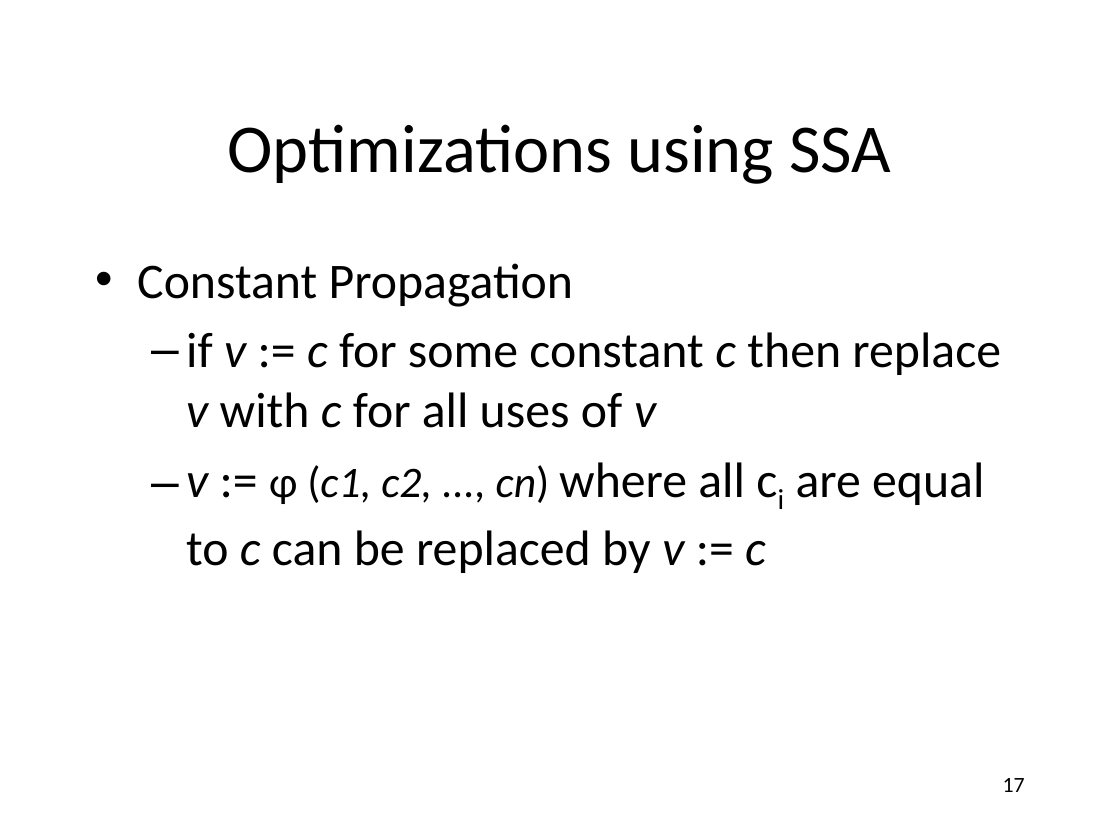
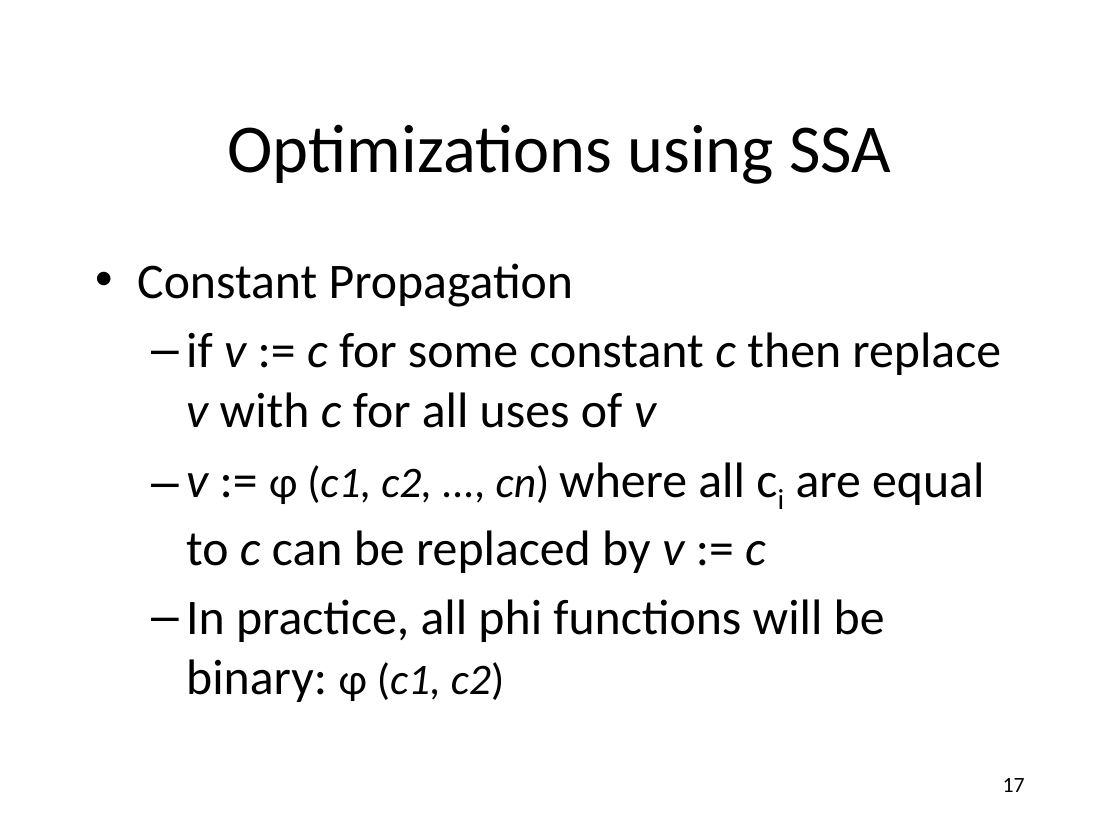
Before and after one commit to anoopsarkar/compilers-class, a slide deck: slide 17 of assets/ppt/opt/opt.pptx. Drawn at 1120x840 pixels with LibreOffice and Linux fonts; fonts in the diff are those of the drawing. Boxes give left, top, right and bottom in pixels: in the first picture for what was removed or moved away, otherwise in the second. Text is boxed around its words. In the diff, an @@ line names an element or a change of style, - is before the commit and + after.

Commit message:
opt slide update

```diff
--- a/assets/ppt/opt/opt.pptx
+++ b/assets/ppt/opt/opt.pptx
@@ text at (186, 599, 885, 702): paragraph added @@
+  – In practice, all phi functions will be binary: φ (c1, c2)
```
Also in this commit, not shown: 1 other slide changed.
